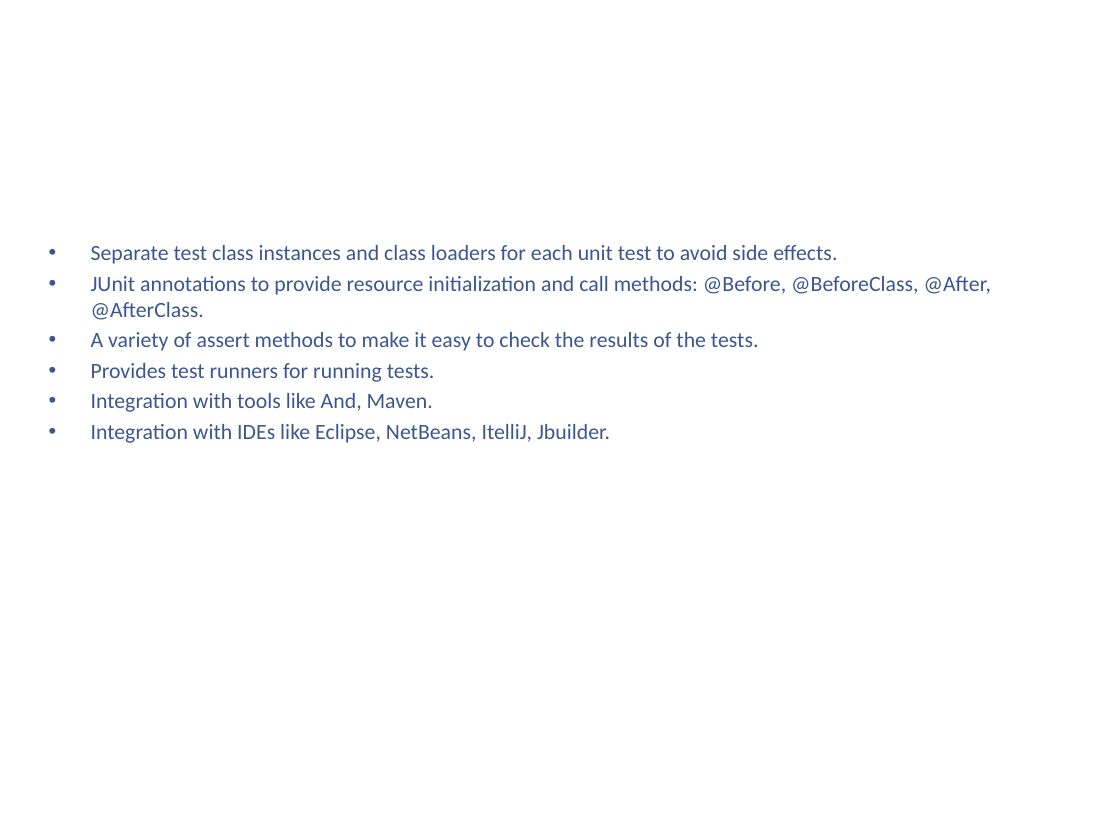
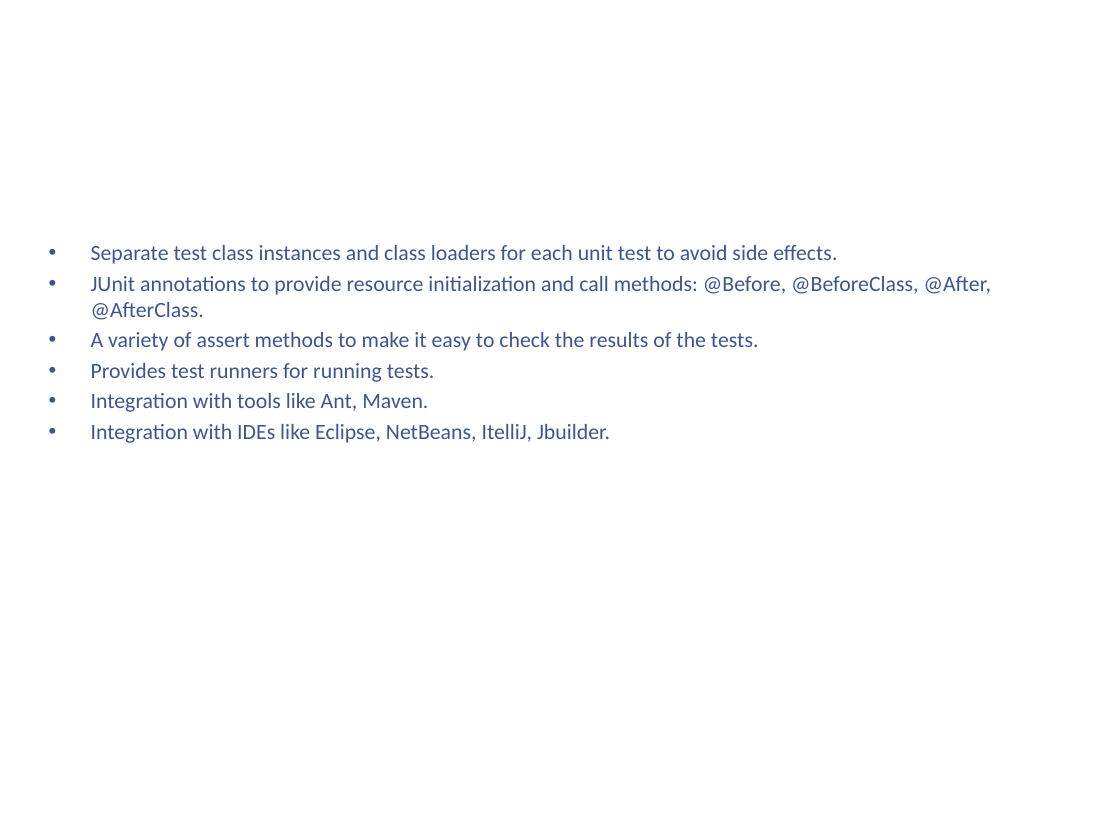
Before and after one commit to kenshincommon/ppts, a slide deck: slide 4 of Presentations/Junit4/Junit4.pptx. Drawn at 1120x840 pixels with LibreOffice and Linux fonts; fonts in the diff are those of the drawing; background and template pictures are left out. Boxes give left, top, right and bottom in pixels: in the first picture for what was removed or moved away, otherwise in the second. Text is boxed around its words. In the diff, an @@ line names an element or a change of style, - is before the commit and + after.

```diff
--- a/Presentations/Junit4/Junit4.pptx
+++ b/Presentations/Junit4/Junit4.pptx
@@ text at (91,393,428,412): text changed @@
-• Integration with tools like And, Maven.
+• Integration with tools like Ant, Maven.
```
Also in this commit, not shown: 1 other file.
